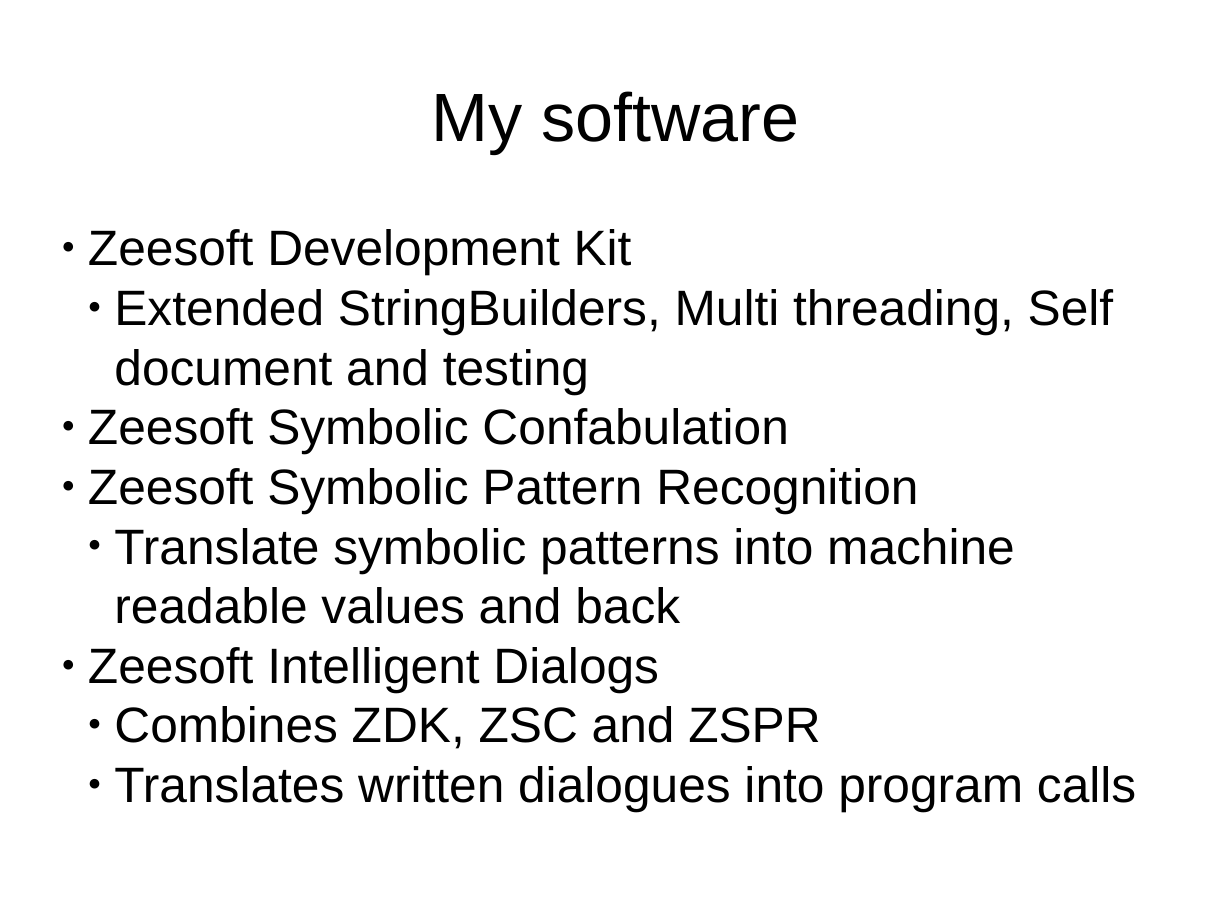
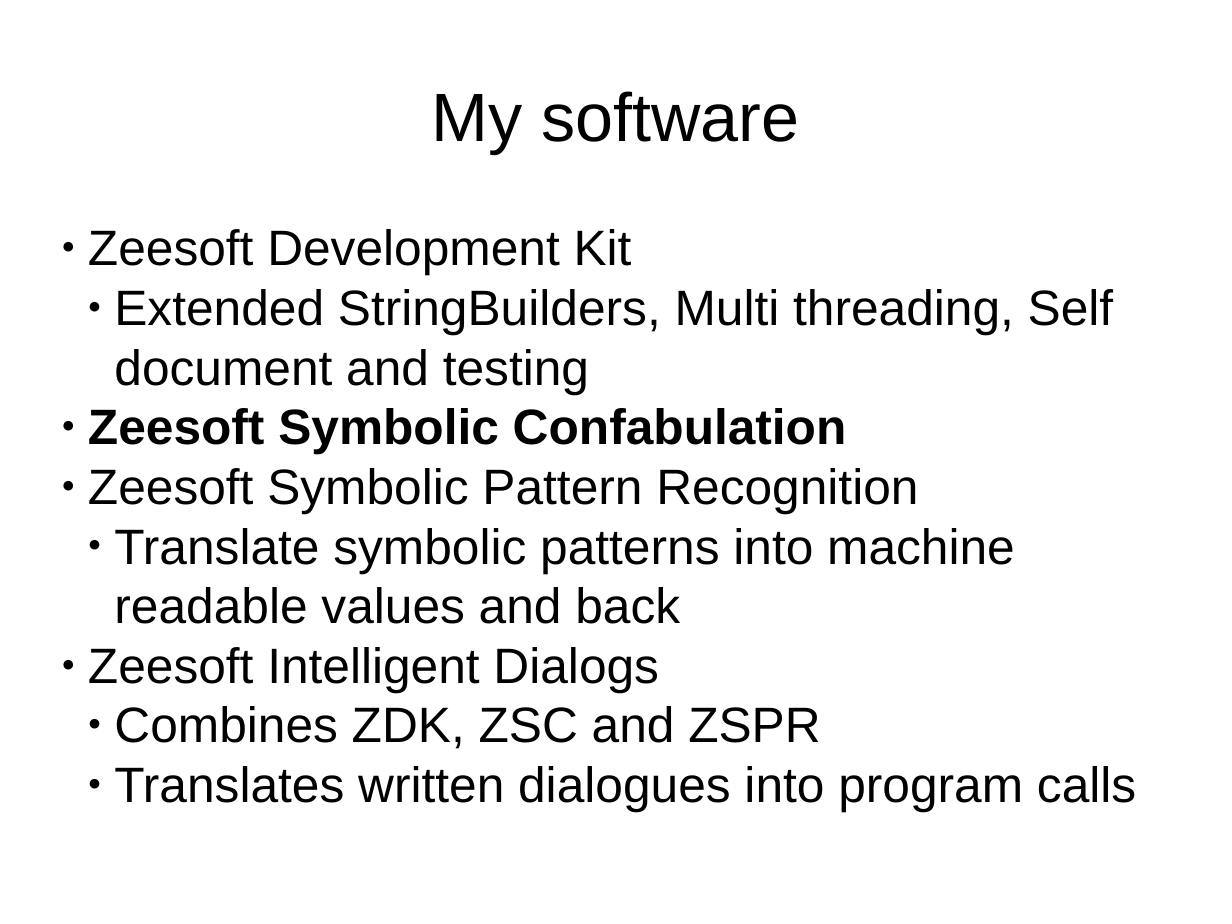
Before and after one commit to DyzLecticus/Zeesoft, a slide deck: slide 9 of V3.0/doc/Zeesoft Open Source Artificial Cognition.odp. Drawn at 1232x924 pixels with LibreOffice and Linux fonts; fonts in the diff are those of the drawing. Boxes give left, top, right and bottom in pixels: in the first picture for what was removed or moved away, otherwise in the second. Text is boxed around its words. In the diff, an @@ line names an element or a change of style, - is before the commit and + after.

```diff
--- a/V3.0/doc/Zeesoft Open Source Artificial Cognition.odp
+++ b/V3.0/doc/Zeesoft Open Source Artificial Cognition.odp
@@ subtitle at bbox=[88, 408, 847, 454]: bold on in "Zeesoft Symbolic Confabulation" @@
```
Also in this commit, not shown: 1 other slide changed, 7 slides added, 3 other files.
